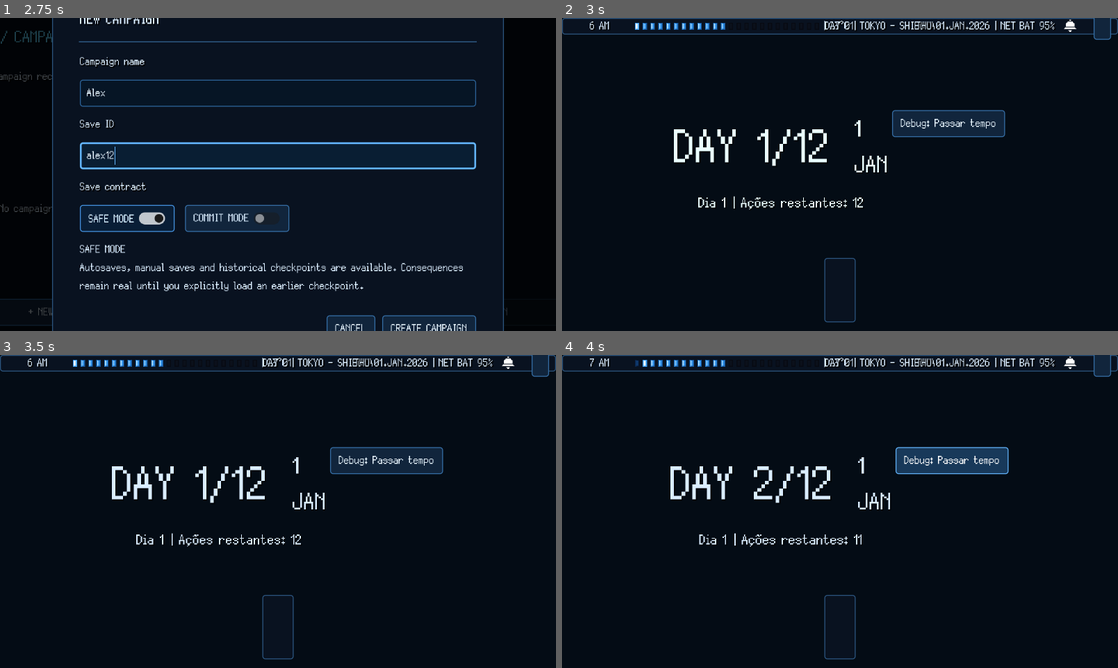
Above: before the commit, frames 1-4 (two rows, left to right).
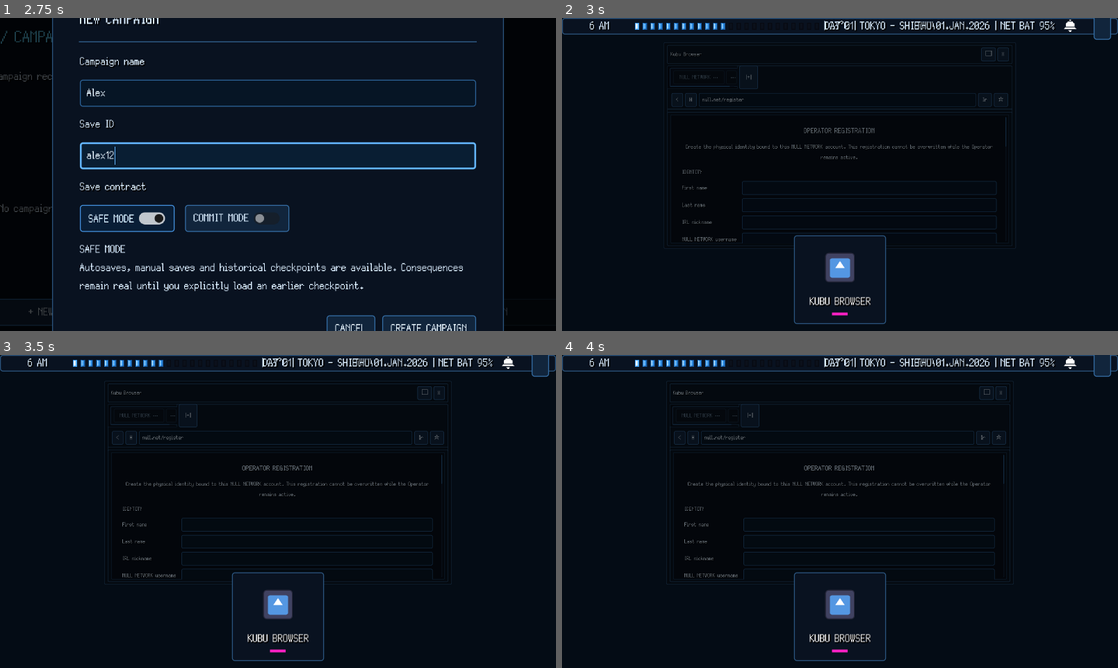
Above: after the commit, the same moments.

Repository: GYU-GAZE/NULL-NETWORK
Game: Godot game, scene res://core/bootstrap/bootstrap.tscn
The game is run twice, just before and just after one commit, with the same random seed, the same clock (stepped at 60 frames per second) and the same inputs. The engine's default icon, where the game draws it, is replaced by a stand-in: a white triangle on a blue panel in a dark square.
Inputs (mouse positions are in pixels of both pictures, inside the frame that each line leads up to):
- Up to frame 1 (2.75 s): click "+ NEW CAMPAIGN" at 0.5 s; click (278, 93) at 1.27 s; type "Alex" at 1.35 s; click (278, 155) at 1.5 s; type "12" at 1.58 s; click "+ NEW CAMPAIGN" at 2 s
- Up to frame 2 (3 s): click "CREATE CAMPAIGN" at 2.75 s
- Up to frame 3 (3.5 s): no input
- Up to frame 4 (4 s): click "Debug: Passar tempo" at 3.5 s

Frame 1 is identical in both runs. In frame 2, 5.4% of the frame differs, in the area x 18-82%, y 7-98%; in frame 3, 5.7%; in frame 4, 5.9%, in the area x 5-82%, y 1-98%.

Commit message:
fix(effects): defer location registry validation during catalog bootstrap

Diff:
--- a/data/templates/effects/discover_location_effect_data.gd
+++ b/data/templates/effects/discover_location_effect_data.gd
@@ -22,7 +22,8 @@
 
 	if clean_id.is_empty():
 		errors.append("location_id cannot be empty.")
-	elif ContentRegistry.get_location(clean_id) == null:
+	elif ContentRegistry.catalog != null \
+		and ContentRegistry.get_location(clean_id) == null:
 		errors.append("location_id '%s' is not registered." % clean_id)
 
 	return errors
